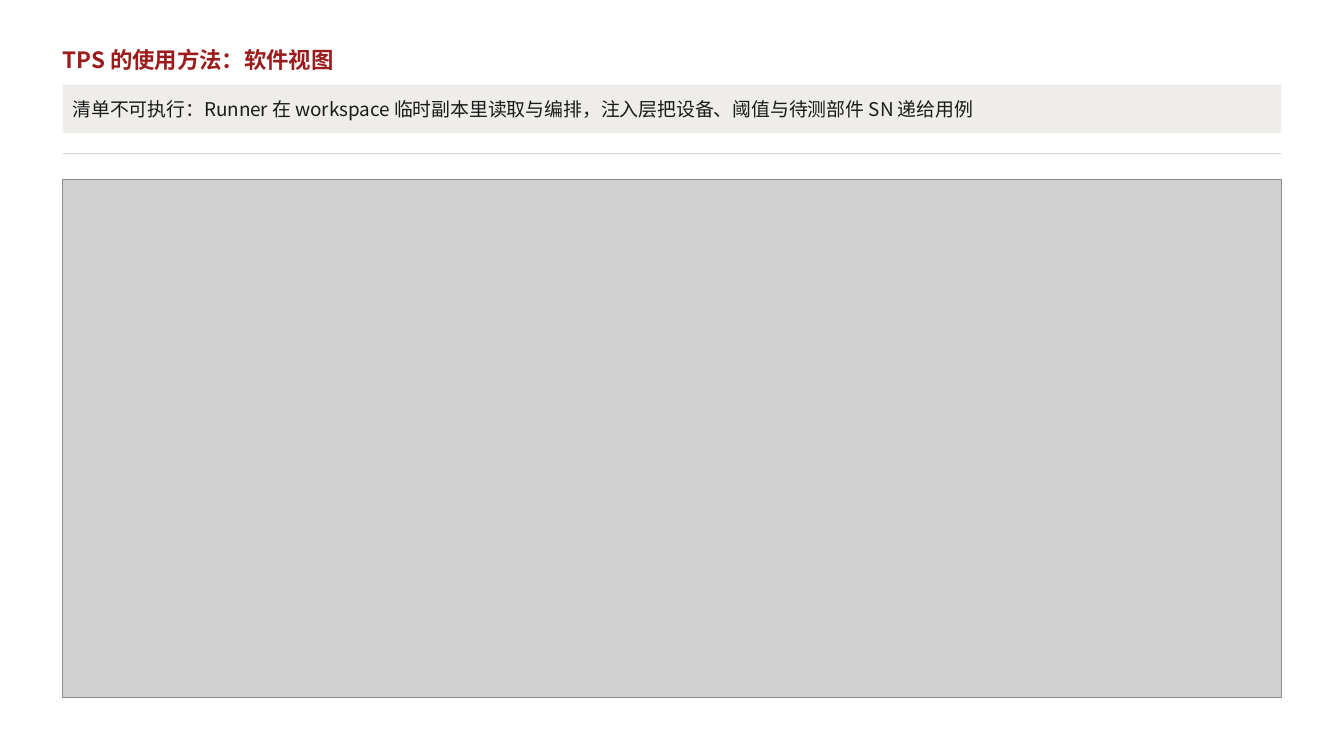
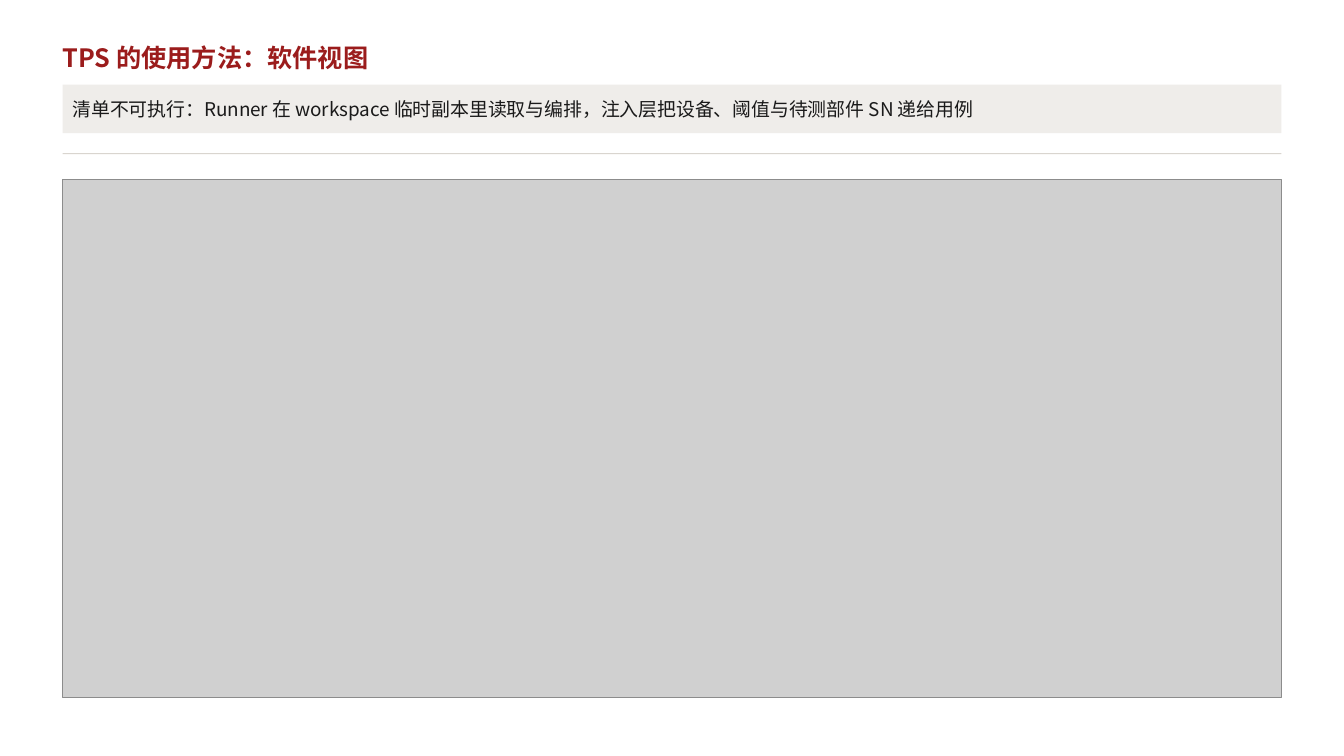
Before and after one commit to KenerlMage/ATEDemo, a slide deck: slide 3 of docs/TPS用例集设计.pptx. Drawn at 1344x756 pixels with LibreOffice and Linux fonts; fonts in the diff are those of the drawing; grey boxes stand for pictures. Boxes give left, top, right and bottom in pixels: in the first picture for what was removed or moved away, otherwise in the second. Text is boxed around its words. In the diff, an @@ line names an element or a change of style, - is before the commit and + after.

```diff
--- a/docs/TPS用例集设计.pptx
+++ b/docs/TPS用例集设计.pptx
@@ text "TPS 的使用方法：软件视图" at (x1=63, y1=45, x2=368, y2=70): size 16 to 18 pt @@
```
Also in this commit, not shown: 9 other slides changed.
